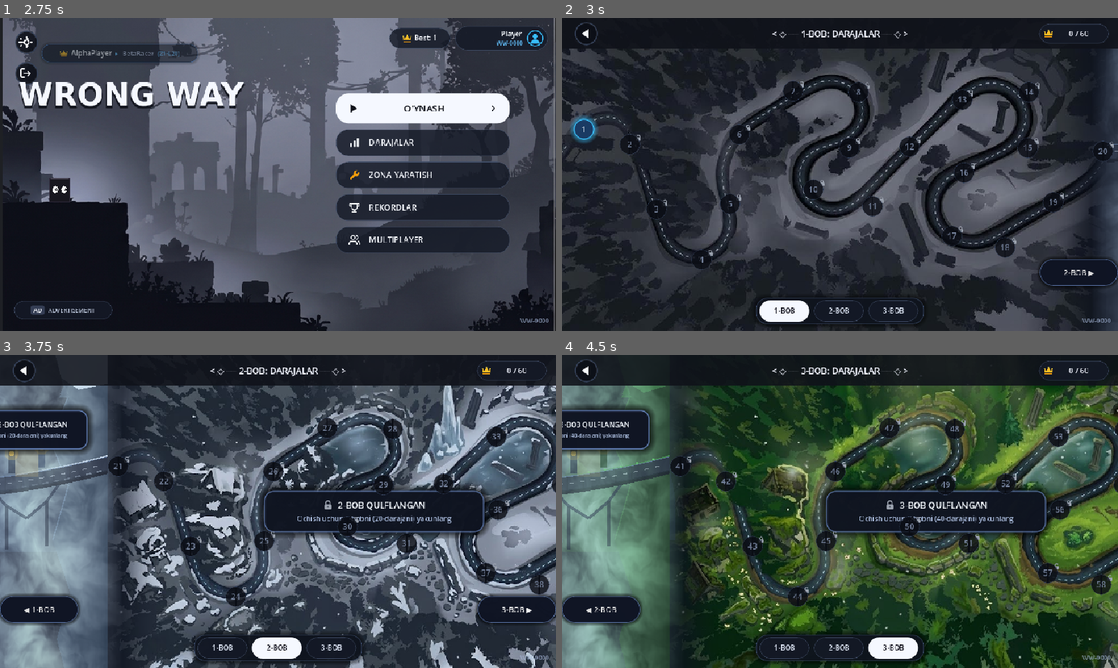
Above: before the commit, frames 1-4 (two rows, left to right).
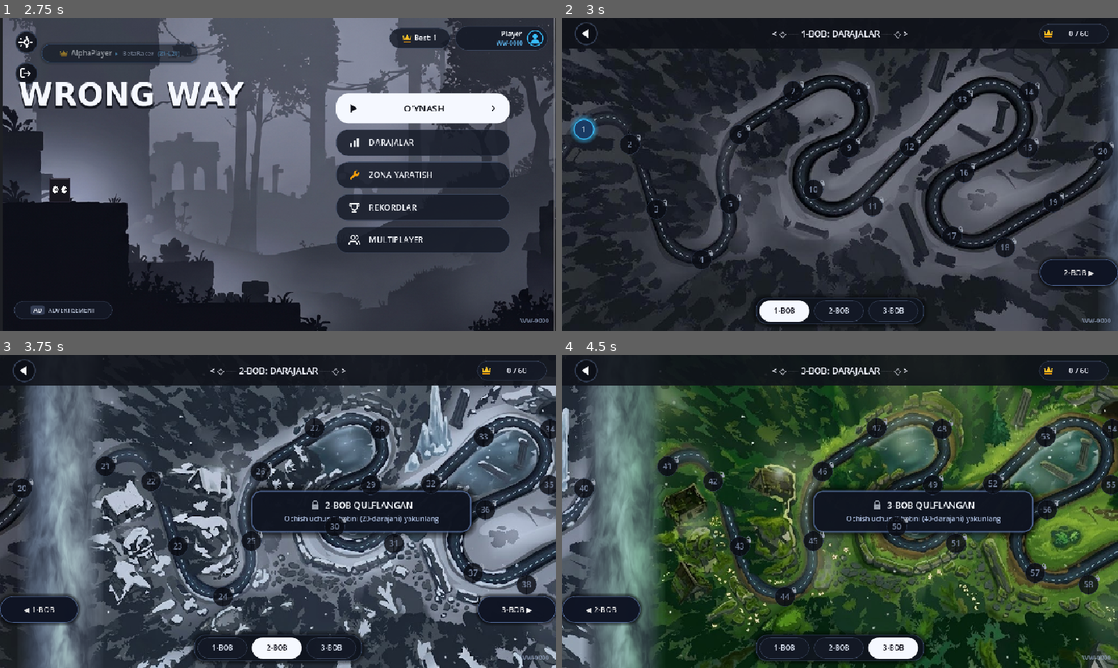
Above: after the commit, the same moments.

Repository: asror-vip/wrong-way
Game: Godot game, scene res://scenes/main/splash_screen.tscn
Two runs of this game, one before a commit and one after it. Both use one fixed random seed, a clock stepped at 60 frames per second and the inputs below. Sound files missing from this copy of the repository are replaced by a short silence.
Inputs (mouse positions are in pixels of both pictures, inside the frame that each line leads up to):
- Up to frame 1 (2.75 s): tap Enter at 0.5 s; move the mouse to (400, 158) at 0.52 s; hold Right (move_right) 0.53-1.25 s; tap Shift (dash) at 0.6 s; click (400, 158) at 0.67 s; tap Up (jump) at 0.77 s; click "WW-0000" at 1.25 s; drag from (166, 190) to (250, 237) at 2.02 s
- Up to frame 2 (3 s): click "DARAJALAR" at 2.75 s
- Up to frame 3 (3.75 s): click "2-BOB ▶" at 3.5 s
- Up to frame 4 (4.5 s): click "3-BOB ▶" at 4.25 s

Frame 1 is identical in both runs. In frame 2, 1.1% of the frame differs, in the area x 91-100%, y 9-92%; in frame 3, 49%, in the area x 0-100%, y 9-100%; in frame 4, 47%.

Commit message:
fix(map): remove artificial bridge road and narrow transition pass to elegant atmospheric mist seam

Diff:
--- a/scenes/main/level_select.tscn
+++ b/scenes/main/level_select.tscn
@@ -122,7 +122,7 @@
 anchor_bottom = 1.0
 offset_left = 960.0
 offset_top = 0.0
-offset_right = 1200.0
+offset_right = 1040.0
 offset_bottom = 0.0
 grow_vertical = 2
 mouse_filter = 2
@@ -134,8 +134,8 @@
 anchors_preset = 15
 anchor_right = 1.0
 anchor_bottom = 1.0
-offset_left = 1200.0
-offset_right = 1200.0
+offset_left = 1040.0
+offset_right = 1040.0
 grow_horizontal = 2
 grow_vertical = 2
 mouse_filter = 1
@@ -177,9 +177,9 @@
 layout_mode = 1
 anchors_preset = 9
 anchor_bottom = 1.0
-offset_left = 2160.0
+offset_left = 2000.0
 offset_top = 0.0
-offset_right = 2400.0
+offset_right = 2080.0
 offset_bottom = 0.0
 grow_vertical = 2
 mouse_filter = 2
@@ -191,8 +191,8 @@
 anchors_preset = 15
 anchor_right = 1.0
 anchor_bottom = 1.0
-offset_left = 2400.0
-offset_right = 2400.0
+offset_left = 2080.0
+offset_right = 2080.0
 grow_horizontal = 2
 grow_vertical = 2
 mouse_filter = 1
--- a/scripts/ui/biome_transition_pass.gd
+++ b/scripts/ui/biome_transition_pass.gd
@@ -1,91 +1,59 @@
 extends Control
 class_name BiomeTransitionPass
 
-# Wrong Way - High-Fantasy Biome Mountain Pass
-# Atmospheric mountain pass connecting distinct climate chapters (Forest -> Winter Snow -> Green Forest)
-# 6 Cinematic Parallax Layers:
-# 1. CanyonBackdrop: Hand-painted styled canyon chasm, distant alpine peaks, and natural rocky mountain ridges
-# 2. MistBack: Deep volumetric mist billows in the abyss behind the viaduct
-# 3. BridgeAndPillars: Ancient stone viaduct bridge with climate accumulation, monolithic guardian pillars & runic lanterns
-# 4. MistFront: Gentle wisps of luminous cloud drifting across the bridge and gorge
-# 5. AtmosphericMotes: Drifting snowflakes or floating forest embers/spores
-# 6. GateLockCard: Floating obsidian glass badge when the next chapter is locked
+# Wrong Way - Biome Transition Mist Pass
+# Atmospheric boundary between distinct chapters (Forest -> Winter Snow -> Green Forest)
+# Focused on a slender, ethereal mist curtain with atmospheric motes and a lock gate badge.
+# No artificial drawn roads or bridges.
 
 @export var pass_index: int = 1 # 1: Forest -> Snow, 2: Snow -> Green Forest
 
-var backdrop_node: Control
 var mist_back: ColorRect
-var bridge_node: Control
 var mist_front: ColorRect
 var particles: CPUParticles2D
 var lock_card: PanelContainer
 
 var is_unlocked: bool = false
-var glow_phase: float = 0.0
+var is_card_active: bool = false
 
-const PASS_WIDTH: float = 240.0
+const PASS_WIDTH: float = 80.0
 const PASS_HEIGHT: float = 540.0
-
-const ROAD_START: Vector2 = Vector2(0, 230)
-const ROAD_END: Vector2 = Vector2(240, 192)
 
 func _ready() -> void:
 	custom_minimum_size = Vector2(PASS_WIDTH, PASS_HEIGHT)
 	mouse_filter = Control.MOUSE_FILTER_IGNORE
 
-	_setup_backdrop()
 	_setup_mist_layers()
 	_setup_particles()
 	_setup_lock_card()
 	update_state()
 
-func _process(delta: float) -> void:
-	glow_phase += delta * 2.5
-	if bridge_node:
-		bridge_node.queue_redraw()
-
-func _setup_backdrop() -> void:
-	backdrop_node = Control.new()
-	backdrop_node.name = "CanyonBackdrop"
-	backdrop_node.set_anchors_and_offsets_preset(Control.PRESET_FULL_RECT)
-	backdrop_node.mouse_filter = Control.MOUSE_FILTER_IGNORE
-	backdrop_node.draw.connect(_on_backdrop_draw)
-	add_child(backdrop_node)
-
 func _setup_mist_layers() -> void:
 	var shader = preload("res://shaders/fog_transition.gdshader")
 
-	# Layer 2: Deep background mist behind bridge (centered in gorge, does not obscure level buttons)
+	# Layer 1: Background mist veil
 	mist_back = ColorRect.new()
 	mist_back.name = "MistBack"
 	mist_back.mouse_filter = Control.MOUSE_FILTER_IGNORE
-	mist_back.position = Vector2(-45.0, 0.0)
-	mist_back.size = Vector2(PASS_WIDTH + 90.0, PASS_HEIGHT)
+	mist_back.position = Vector2(-35.0, 0.0)
+	mist_back.size = Vector2(PASS_WIDTH + 70.0, PASS_HEIGHT)
 
 	var mat_back = ShaderMaterial.new()
 	mat_back.shader = shader
-	_apply_mist_colors(mat_back, 1.15, 0.045, 0.75)
+	_apply_mist_colors(mat_back, 1.10, 0.045, 0.70)
 	mist_back.material = mat_back
 	add_child(mist_back)
 
-	# Layer 3: Bridge & Guardian Pillars
-	bridge_node = Control.new()
-	bridge_node.name = "BridgeAndPillars"
-	bridge_node.set_anchors_and_offsets_preset(Control.PRESET_FULL_RECT)
-	bridge_node.mouse_filter = Control.MOUSE_FILTER_IGNORE
-	bridge_node.draw.connect(_on_bridge_draw)
-	add_child(bridge_node)
-
-	# Layer 4: Foreground soft drifting wisps in front of bridge
+	# Layer 2: Foreground soft drifting wisps
 	mist_front = ColorRect.new()
 	mist_front.name = "MistFront"
 	mist_front.mouse_filter = Control.MOUSE_FILTER_IGNORE
-	mist_front.position = Vector2(-35.0, 0.0)
-	mist_front.size = Vector2(PASS_WIDTH + 70.0, PASS_HEIGHT)
+	mist_front.position = Vector2(-25.0, 0.0)
+	mist_front.size = Vector2(PASS_WIDTH + 50.0, PASS_HEIGHT)
 
 	var mat_front = ShaderMaterial.new()
 	mat_front.shader = shader
-	_apply_mist_colors(mat_front, 0.75, 0.070, 0.85)
+	_apply_mist_colors(mat_front, 0.70, 0.070, 0.80)
 	mist_front.material = mat_front
 	add_child(mist_front)
 
@@ -106,31 +74,31 @@
 	particles = CPUParticles2D.new()
 	particles.name = "AtmosphericMotes"
 	particles.position = Vector2(PASS_WIDTH * 0.5, 0)
-	particles.amount = 26
-	particles.lifetime = 4.2
+	particles.amount = 22
+	particles.lifetime = 4.0
 	particles.emission_shape = CPUParticles2D.EMISSION_SHAPE_RECTANGLE
-	particles.emission_rect_extents = Vector2(PASS_WIDTH * 0.45, 10.0)
+	particles.emission_rect_extents = Vector2(PASS_WIDTH * 0.45, 8.0)
 
 	if pass_index == 1:
 		# Snowflakes drifting gently from cold snow peaks into forest
 		particles.direction = Vector2(-0.40, 1.0)
 		particles.spread = 22.0
 		particles.gravity = Vector2(0, 14)
-		particles.initial_velocity_min = 25.0
-		particles.initial_velocity_max = 48.0
+		particles.initial_velocity_min = 22.0
+		particles.initial_velocity_max = 42.0
 		particles.scale_amount_min = 2.0
-		particles.scale_amount_max = 3.8
+		particles.scale_amount_max = 3.5
 		particles.color = Color(0.92, 0.96, 1.0, 0.78)
 	else:
 		# Floating emerald spores & summer embers rising
 		particles.position = Vector2(PASS_WIDTH * 0.5, PASS_HEIGHT)
 		particles.direction = Vector2(-0.20, -1.0)
-		particles.spread = 30.0
+		particles.spread = 28.0
 		particles.gravity = Vector2(0, -8)
-		particles.initial_velocity_min = 18.0
-		particles.initial_velocity_max = 38.0
+		particles.initial_velocity_min = 16.0
+		particles.initial_velocity_max = 34.0
 		particles.scale_amount_min = 1.8
-		particles.scale_amount_max = 3.2
+		particles.scale_amount_max = 3.0
 		particles.color = Color(0.65, 1.0, 0.75, 0.70)
 
 	add_child(particles)
@@ -138,11 +106,11 @@
 func _setup_lock_card() -> void:
 	lock_card = PanelContainer.new()
 	lock_card.name = "GateLockCard"
-	var card_w: float = 210.0
-	var card_h: float = 68.0
+	var card_w: float = 190.0
+	var card_h: float = 64.0
 	lock_card.custom_minimum_size = Vector2(card_w, card_h)
 	lock_card.size = Vector2(card_w, card_h)
-	lock_card.position = Vector2((PASS_WIDTH - card_w) * 0.5, 95.0)
+	lock_card.position = Vector2((PASS_WIDTH - card_w) * 0.5, 120.0)
 	lock_card.mouse_filter = Control.MOUSE_FILTER_IGNORE
 
 	var style := StyleBoxFlat.new()
@@ -152,8 +120,8 @@
 	style.set_corner_radius_all(14)
 	style.shadow_color = Color(0, 0, 0, 0.70)
 	style.shadow_size = 12
-	style.content_margin_left = 12.0
-	style.content_margin_right = 12.0
+	style.content_margin_left = 10.0
+	style.content_margin_right = 10.0
 	style.content_margin_top = 8.0
 	style.content_margin_bottom = 8.0
 	lock_card.add_theme_stylebox_override("panel", style)
@@ -193,6 +161,11 @@
 
 	add_child(lock_card)
 
+func set_card_active(active: bool) -> void:
+	is_card_active = active
+	if lock_card:
+		lock_card.visible = (!is_unlocked and is_card_active)
+
 func update_state() -> void:
 	if pass_index == 1:
 		is_unlocked = SaveManager.is_chapter_unlocked(2)
@@ -200,7 +173,7 @@
 		is_unlocked = SaveManager.is_chapter_unlocked(3)
 
 	if lock_card:
-		lock_card.visible = not is_unlocked
+		lock_card.visible = (!is_unlocked and is_card_active)
 		var lbl_title: Label = lock_card.get_node_or_null("VBox/HBox/Title")
 		var lbl_sub: Label = lock_card.get_node_or_null("VBox/Sub")
 		if pass_index == 1:
@@ -209,226 +182,3 @@
 		else:
 			if lbl_title: lbl_title.text = "3-BOB QULFLANGAN"
 			if lbl_sub: lbl_sub.text = "2-bobni (40-darajani) yakunlang"
-
-	if backdrop_node:
-		backdrop_node.queue_redraw()
-	if bridge_node:
-		bridge_node.queue_redraw()
-
-func _on_backdrop_draw() -> void:
-	if not backdrop_node: return
-
-	# 1. Distant mountain peaks in the chasm (soft misty silhouettes)
-	var peak_pts_far := PackedVector2Array([
-		Vector2(20, 240), Vector2(70, 150), Vector2(115, 195),
-		Vector2(160, 130), Vector2(205, 185), Vector2(250, 140),
-		Vector2(270, 250), Vector2(270, 320), Vector2(20, 320)
-	])
-	backdrop_node.draw_colored_polygon(peak_pts_far, Color(0.10, 0.14, 0.22, 0.55))
-
-	# Mid-ground alpine ridges
-	var peak_pts_mid := PackedVector2Array([
-		Vector2(45, 270), Vector2(95, 175), Vector2(140, 220),
-		Vector2(185, 165), Vector2(225, 240), Vector2(225, 340), Vector2(45, 340)
-	])
-	var mid_col := Color(0.13, 0.18, 0.26, 0.70) if pass_index == 1 else Color(0.08, 0.16, 0.12, 0.70)
-	backdrop_node.draw_colored_polygon(peak_pts_mid, mid_col)
-
-	# 3. Left Mountain Ridge (Seamlessly blends from Chapter 1's dark forest)
-	var left_cliff := PackedVector2Array([
-		Vector2(-20, 0), Vector2(70, 0),
-		Vector2(55, 75), Vector2(78, 150),
-		Vector2(50, 225), Vector2(75, 320),
-		Vector2(45, 410), Vector2(68, 490), Vector2(55, 540), Vector2(-20, 540)
-	])
-	backdrop_node.draw_colored_polygon(left_cliff, Color(0.07, 0.09, 0.14, 1.0))
-
-	# Cliff ledge shading lines
-	backdrop_node.draw_line(Vector2(70, 0), Vector2(55, 75), Color(0.16, 0.22, 0.30, 0.75), 2.0)
-	backdrop_node.draw_line(Vector2(55, 75), Vector2(78, 150), Color(0.16, 0.22, 0.30, 0.75), 2.0)
-	backdrop_node.draw_line(Vector2(78, 150), Vector2(50, 225), Color(0.16, 0.22, 0.30, 0.75), 2.0)
-	backdrop_node.draw_line(Vector2(50, 225), Vector2(75, 320), Color(0.16, 0.22, 0.30, 0.75), 2.0)
-	backdrop_node.draw_line(Vector2(75, 320), Vector2(45, 410), Color(0.16, 0.22, 0.30, 0.75), 2.0)
-
-	# Pine tree silhouettes on left ridge
-	_draw_pine_tree(backdrop_node, Vector2(50, 70), 16, Color(0.05, 0.07, 0.10, 0.90))
-	_draw_pine_tree(backdrop_node, Vector2(65, 145), 20, Color(0.05, 0.07, 0.10, 0.90))
-	_draw_pine_tree(backdrop_node, Vector2(60, 315), 18, Color(0.05, 0.07, 0.10, 0.90))
-
-	# 4. Right Mountain Ridge (Seamlessly blends into Chapter 2 snow or Chapter 3 forest)
-	var right_cliff := PackedVector2Array([
-		Vector2(260, 0), Vector2(170, 0),
-		Vector2(190, 75), Vector2(162, 150),
-		Vector2(192, 225), Vector2(165, 320),
-		Vector2(195, 410), Vector2(172, 490), Vector2(185, 540), Vector2(260, 540)
-	])
-	var right_cliff_col := Color(0.12, 0.18, 0.26, 1.0) if pass_index == 1 else Color(0.07, 0.15, 0.10, 1.0)
-	backdrop_node.draw_colored_polygon(right_cliff, right_cliff_col)
-
-	var r_edge_col := Color(0.28, 0.38, 0.50, 0.75) if pass_index == 1 else Color(0.15, 0.32, 0.18, 0.75)
-	backdrop_node.draw_line(Vector2(170, 0), Vector2(190, 75), r_edge_col, 2.0)
-	backdrop_node.draw_line(Vector2(190, 75), Vector2(162, 150), r_edge_col, 2.0)
-	backdrop_node.draw_line(Vector2(162, 150), Vector2(192, 225), r_edge_col, 2.0)
-	backdrop_node.draw_line(Vector2(192, 225), Vector2(165, 320), r_edge_col, 2.0)
-
-	# Natural organic snow drift slopes (Pass 1)
-	if pass_index == 1:
-		var snow_top := PackedVector2Array([
-			Vector2(260, 0), Vector2(170, 0), Vector2(180, 40),
-			Vector2(210, 60), Vector2(260, 50)
-		])
-		backdrop_node.draw_colored_polygon(snow_top, Color(0.85, 0.92, 0.98, 0.85))
-
-		# Snow-dusted pine on right
-		_draw_pine_tree(backdrop_node, Vector2(185, 68), 18, Color(0.18, 0.24, 0.32, 0.90))
-		_draw_pine_tree(backdrop_node, Vector2(175, 220), 20, Color(0.18, 0.24, 0.32, 0.90))
-	else:
-		# Lush moss & foliage on right (Pass 2)
-		var moss_top := PackedVector2Array([
-			Vector2(260, 0), Vector2(170, 0), Vector2(182, 45),
-			Vector2(215, 65), Vector2(260, 52)
-		])
-		backdrop_node.draw_colored_polygon(moss_top, Color(0.16, 0.38, 0.20, 0.85))
-
-		_draw_pine_tree(backdrop_node, Vector2(185, 68), 18, Color(0.10, 0.26, 0.14, 0.90))
-		_draw_pine_tree(backdrop_node, Vector2(175, 220), 20, Color(0.12, 0.30, 0.16, 0.90))
-
-func _draw_pine_tree(target: Control, pos: Vector2, height: float, col: Color) -> void:
-	var w: float = height * 0.42
-	var pts := PackedVector2Array([
-		Vector2(pos.x, pos.y - height),
-		Vector2(pos.x + w, pos.y),
-		Vector2(pos.x - w, pos.y)
-	])
-	target.draw_colored_polygon(pts, col)
-	var pts2 := PackedVector2Array([
-		Vector2(pos.x, pos.y - height * 0.60),
-		Vector2(pos.x + w * 1.2, pos.y + height * 0.30),
-		Vector2(pos.x - w * 1.2, pos.y + height * 0.30)
-	])
-	target.draw_colored_polygon(pts2, col)
-
-func _on_bridge_draw() -> void:
-	if not bridge_node: return
-
-	# 1. Ancient Stone Viaduct Bridge
-	var p0 := ROAD_START
-	var p1 := Vector2(120, 222)
-	var p2 := ROAD_END
-
-	var road_w: float = 24.0
-
-	# Calculate curve points spanning slightly beyond [0, 240] so ends anchor into rock cliffs
-	var steps: int = 30
-	var pts_top: Array[Vector2] = []
-	var pts_bot: Array[Vector2] = []
-
-	for i in range(steps + 1):
-		# t from -0.08 to 1.08 (extends into adjacent cliffs seamlessly)
-		var t: float = lerp(-0.08, 1.08, float(i) / float(steps))
-		var pt := (1.0 - t) * (1.0 - t) * p0 + 2.0 * (1.0 - t) * t * p1 + t * t * p2
-		pts_top.append(pt - Vector2(0, road_w * 0.5))
-		pts_bot.append(pt + Vector2(0, road_w * 0.5))
-
-	# Stone masonry support arches under the bridge
-	var arch_pts := PackedVector2Array([
-		Vector2(55, 228), Vector2(85, 260), Vector2(120, 282), Vector2(155, 252), Vector2(185, 210)
-	])
-	for i in range(arch_pts.size() - 1):
-		bridge_node.draw_line(arch_pts[i], arch_pts[i + 1], Color(0.16, 0.20, 0.28, 0.90), 5.0)
-
-	# Foundation piers descending into the deep gorge mist
-	bridge_node.draw_line(Vector2(85, 260), Vector2(85, 335), Color(0.12, 0.15, 0.22, 0.80), 5.5)
-	bridge_node.draw_line(Vector2(155, 252), Vector2(155, 330), Color(0.12, 0.15, 0.22, 0.80), 5.5)
-
-	# Bridge underside depth polygon
-	var deck_poly := PackedVector2Array()
-	for pt in pts_top: deck_poly.append(pt)
-	for i in range(pts_bot.size() - 1, -1, -1): deck_poly.append(pts_bot[i] + Vector2(0, 6.0))
-	bridge_node.draw_colored_polygon(deck_poly, Color(0.09, 0.11, 0.16, 0.98))
-
-	# Bridge road surface (matches dark stone road in map art)
-	var road_poly := PackedVector2Array()
-	for pt in pts_top: road_poly.append(pt)
-	for i in range(pts_bot.size() - 1, -1, -1): road_poly.append(pts_bot[i])
-	bridge_node.draw_colored_polygon(road_poly, Color(0.15, 0.18, 0.25, 1.0))
-
-	# Subtle stone paving flagstone lines across the road
-	for i in range(2, steps - 1, 3):
-		bridge_node.draw_line(pts_top[i], pts_bot[i], Color(0.11, 0.13, 0.18, 0.65), 1.0)
-
-	# Guardrail edges (stone coping)
-	for i in range(steps):
-		bridge_node.draw_line(pts_top[i], pts_top[i + 1], Color(0.35, 0.44, 0.58, 0.92), 1.8)
-		bridge_node.draw_line(pts_bot[i], pts_bot[i + 1], Color(0.11, 0.14, 0.20, 0.95), 2.0)
-
-	# Climate Transition accumulation on bridge:
-	if pass_index == 1:
-		# Snow accumulation on the right half of the bridge
-		var snow_start := int(steps * 0.45)
-		for i in range(snow_start, steps):
-			var frac := float(i - snow_start) / float(steps - snow_start)
-			var snow_alpha := 0.20 + 0.70 * frac
-			bridge_node.draw_line(pts_top[i] - Vector2(0, 1.0), pts_top[i + 1] - Vector2(0, 1.0), Color(0.88, 0.94, 1.0, snow_alpha), 2.0)
-			if i % 2 == 0:
-				bridge_node.draw_line(pts_bot[i] - Vector2(0, 2.0), pts_bot[i + 1] - Vector2(0, 2.0), Color(0.82, 0.90, 0.98, snow_alpha * 0.5), 2.2)
-	else:
-		# Green moss & flora on the right half of the bridge
-		var moss_start := int(steps * 0.45)
-		for i in range(moss_start, steps):
-			var frac := float(i - moss_start) / float(steps - moss_start)
-			var moss_alpha := 0.25 + 0.70 * frac
-			bridge_node.draw_line(pts_top[i] - Vector2(0, 1.0), pts_top[i + 1] - Vector2(0, 1.0), Color(0.24, 0.52, 0.28, moss_alpha), 2.0)
-			if i % 3 == 0:
-				bridge_node.draw_circle(pts_top[i] - Vector2(0, 2.0), 2.0, Color(0.38, 0.82, 0.42, moss_alpha))
-
-	# Weathered dashed ivory centerline on the bridge (matching map artwork)
-	for i in range(1, steps - 1, 2):
-		var t_mid: float = lerp(-0.08, 1.08, (float(i) + 0.4) / float(steps))
-		var center_pt := (1.0 - t_mid) * (1.0 - t_mid) * p0 + 2.0 * (1.0 - t_mid) * t_mid * p1 + t_mid * t_mid * p2
-		var t_next: float = lerp(-0.08, 1.08, (float(i) + 1.2) / float(steps))
-		var next_pt := (1.0 - t_next) * (1.0 - t_next) * p0 + 2.0 * (1.0 - t_next) * t_next * p1 + t_next * t_next * p2
-		bridge_node.draw_line(center_pt, next_pt, Color(0.86, 0.90, 0.96, 0.50), 1.5)
-
-	# 2. Guardian Monolith Pillars at x = 120
-	var gx: float = 120.0
-	var gy: float = 210.0
-
-	# Left Pillar
-	bridge_node.draw_rect(Rect2(gx - 32, gy - 65, 12, 60), Color(0.14, 0.18, 0.25, 0.98))
-	bridge_node.draw_rect(Rect2(gx - 34, gy - 70, 16, 6), Color(0.26, 0.34, 0.46, 0.98))
-
-	# Right Pillar
-	var r_col := Color(0.20, 0.26, 0.36, 0.98) if pass_index == 1 else Color(0.12, 0.22, 0.16, 0.98)
-	bridge_node.draw_rect(Rect2(gx + 20, gy - 75, 12, 60), r_col)
-	bridge_node.draw_rect(Rect2(gx + 18, gy - 80, 16, 6), Color(0.75, 0.86, 0.96, 0.98) if pass_index == 1 else Color(0.26, 0.38, 0.28, 0.98))
-
-	# Connecting lintel arch
-	var lintel := PackedVector2Array([
-		Vector2(gx - 34, gy - 70), Vector2(gx + 34, gy - 80),
-		Vector2(gx + 34, gy - 74), Vector2(gx - 34, gy - 64)
-	])
-	bridge_node.draw_colored_polygon(lintel, Color(0.22, 0.30, 0.42, 0.98))
-
-	# Glowing runic lanterns / crystals
-	var pulse: float = 0.78 + 0.22 * sin(glow_phase)
-	var lantern_color := Color(0.35, 0.80, 1.0, 0.95 * pulse) if pass_index == 1 else Color(0.35, 0.95, 0.60, 0.95 * pulse)
-	if not is_unlocked:
-		lantern_color = Color(0.95, 0.75, 0.25, 0.95 * pulse)
-
-	# Left lantern
-	bridge_node.draw_circle(Vector2(gx - 26, gy - 40), 4.5, lantern_color)
-	bridge_node.draw_circle(Vector2(gx - 26, gy - 40), 12.0, Color(lantern_color.r, lantern_color.g, lantern_color.b, 0.30 * pulse))
-
-	# Right lantern
-	bridge_node.draw_circle(Vector2(gx + 26, gy - 50), 4.5, lantern_color)
-	bridge_node.draw_circle(Vector2(gx + 26, gy - 50), 12.0, Color(lantern_color.r, lantern_color.g, lantern_color.b, 0.30 * pulse))
-
-	# Warding magical energy barrier when locked
-	if not is_unlocked:
-		var barrier_poly := PackedVector2Array([
-			Vector2(gx - 20, gy - 65), Vector2(gx + 20, gy - 75),
-			Vector2(gx + 20, gy), Vector2(gx - 20, gy)
-		])
-		bridge_node.draw_colored_polygon(barrier_poly, Color(0.95, 0.70, 0.20, 0.20 * pulse))
-		bridge_node.draw_line(Vector2(gx - 20, gy - 65), Vector2(gx + 20, gy - 75), Color(0.95, 0.80, 0.30, 0.70 * pulse), 1.5)
--- a/scripts/ui/level_select.gd
+++ b/scripts/ui/level_select.gd
@@ -114,22 +114,22 @@
 		m1.shader = blur_shader
 		m1.set_shader_parameter("blur_amount", 0.0)
 		m1.set_shader_parameter("fade_left", 0.0)
-		m1.set_shader_parameter("fade_right", 0.12)
+		m1.set_shader_parameter("fade_right", 0.035)
 		backdrop_ch1.material = m1
 
 	if backdrop_ch2:
 		var m2 := ShaderMaterial.new()
 		m2.shader = blur_shader
 		m2.set_shader_parameter("blur_amount", 0.0)
-		m2.set_shader_parameter("fade_left", 0.12)
-		m2.set_shader_parameter("fade_right", 0.12)
+		m2.set_shader_parameter("fade_left", 0.035)
+		m2.set_shader_parameter("fade_right", 0.035)
 		backdrop_ch2.material = m2
 
 	if backdrop_ch3:
 		var m3 := ShaderMaterial.new()
 		m3.shader = blur_shader
 		m3.set_shader_parameter("blur_amount", 0.0)
-		m3.set_shader_parameter("fade_left", 0.12)
+		m3.set_shader_parameter("fade_left", 0.035)
 		m3.set_shader_parameter("fade_right", 0.0)
 		backdrop_ch3.material = m3
 
@@ -225,7 +225,7 @@
 
 		if has_dragged:
 			var target_x: float = slider_start_x + dx
-			target_x = clampf(target_x, -2400.0 - 50.0, 50.0)
+			target_x = clampf(target_x, -2080.0 - 50.0, 50.0)
 			chapter_slider.position.x = target_x
 			_update_realtime_drag_feedback(target_x)
 			get_viewport().set_input_as_handled()
@@ -254,16 +254,16 @@
 
 		if has_dragged:
 			var target_x: float = slider_start_x + dx
-			target_x = clampf(target_x, -2400.0 - 50.0, 50.0)
+			target_x = clampf(target_x, -2080.0 - 50.0, 50.0)
 			chapter_slider.position.x = target_x
 			_update_realtime_drag_feedback(target_x)
 			get_viewport().set_input_as_handled()
 
 func _update_realtime_drag_feedback(slider_x: float) -> void:
 	var target_ch: int = 1
-	if slider_x <= -1800.0:
+	if slider_x <= -1560.0:
 		target_ch = 3
-	elif slider_x <= -600.0:
+	elif slider_x <= -520.0:
 		target_ch = 2
 	else:
 		target_ch = 1
@@ -277,15 +277,19 @@
 		elif target_ch == 3: title_key = "chapter_3_title"
 		title_label.text = "< ◇ ── " + LocaleManager.t(title_key).to_upper() + " ── ◇ >"
 	if lock_card_ch2:
-		lock_card_ch2.visible = (!SaveManager.is_chapter_unlocked(2) and slider_x <= -900.0 and slider_x >= -1500.0)
+		lock_card_ch2.visible = (!SaveManager.is_chapter_unlocked(2) and slider_x <= -780.0 and slider_x >= -1300.0)
 	if lock_card_ch3:
-		lock_card_ch3.visible = (!SaveManager.is_chapter_unlocked(3) and slider_x <= -2100.0)
+		lock_card_ch3.visible = (!SaveManager.is_chapter_unlocked(3) and slider_x <= -1820.0)
+	if pass1 and pass1.has_method("set_card_active"):
+		pass1.set_card_active(slider_x < -150.0 and slider_x > -890.0)
+	if pass2 and pass2.has_method("set_card_active"):
+		pass2.set_card_active(slider_x < -1190.0 and slider_x > -1930.0)
 
 func _finish_drag() -> void:
 	var slider_x := chapter_slider.position.x
-	if slider_x <= -1800.0:
+	if slider_x <= -1560.0:
 		switch_to_chapter(3, true)
-	elif slider_x <= -600.0:
+	elif slider_x <= -520.0:
 		switch_to_chapter(2, true)
 	else:
 		switch_to_chapter(1, true)
@@ -294,9 +298,14 @@
 	current_chapter = target_chapter
 	var target_x: float = 0.0
 	if current_chapter == 2:
-		target_x = -1200.0
+		target_x = -1040.0
 	elif current_chapter == 3:
-		target_x = -2400.0
+		target_x = -2080.0
+
+	if pass1 and pass1.has_method("set_card_active"):
+		pass1.set_card_active(false)
+	if pass2 and pass2.has_method("set_card_active"):
+		pass2.set_card_active(false)
 
 	_update_top_bar_data()
 	_update_nav_buttons()
